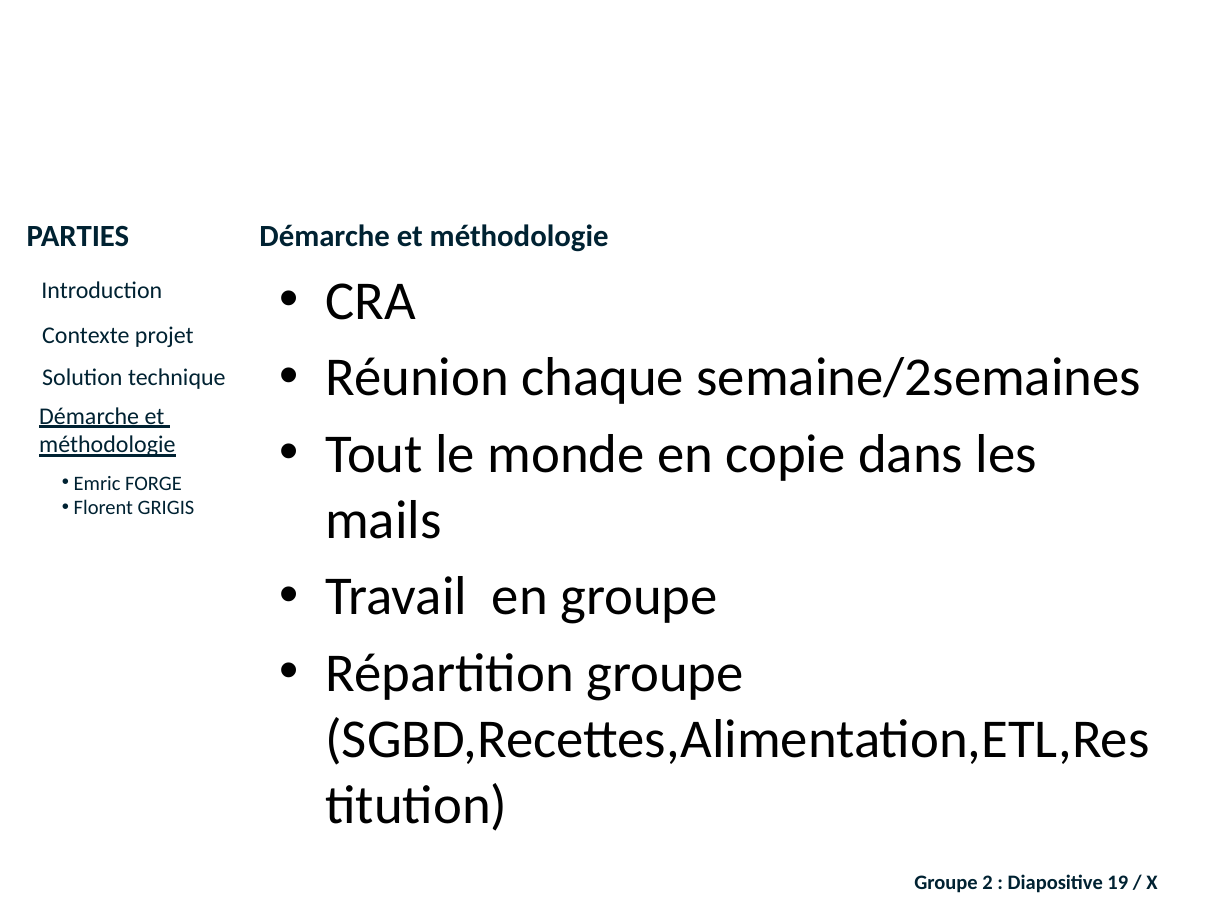
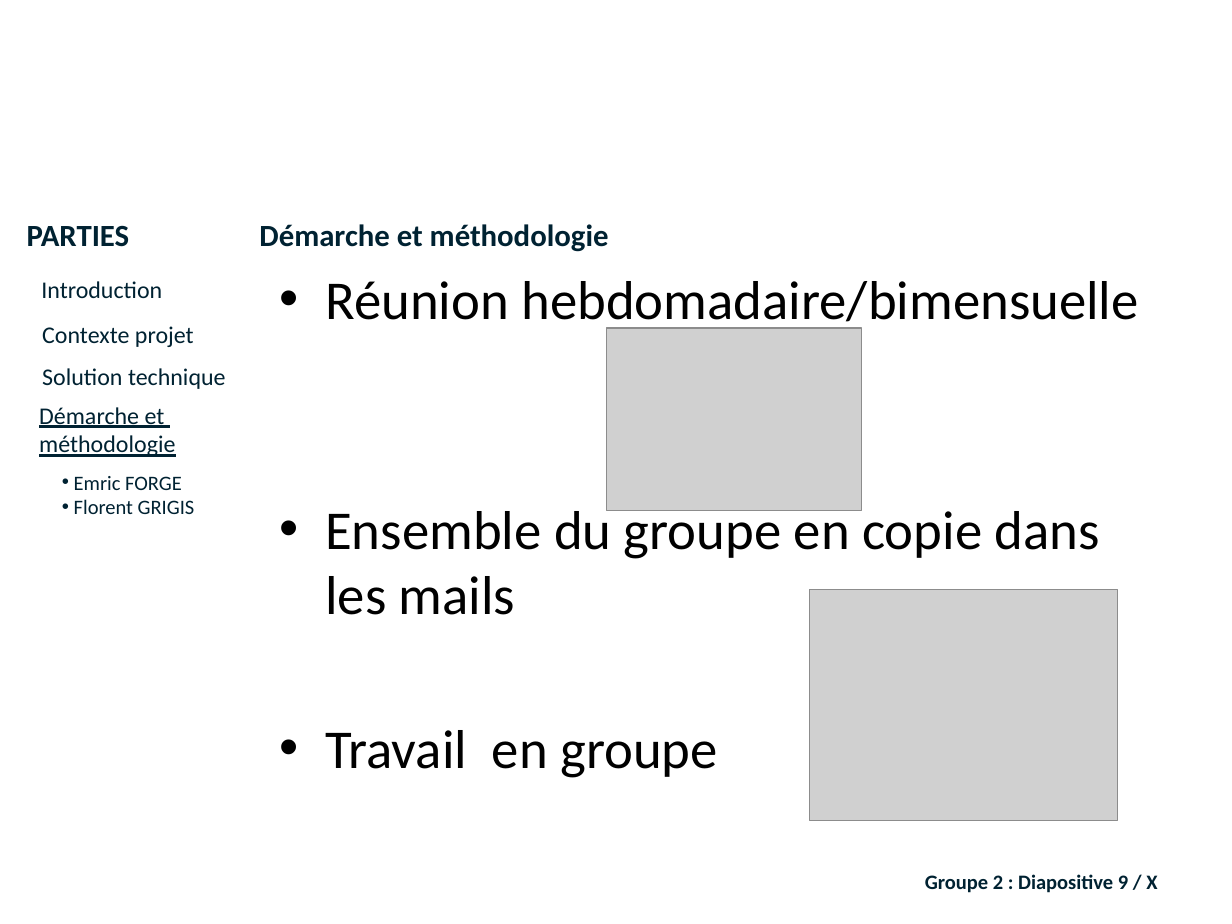
Before and after one commit to lobtec/dartiesgroupe2, a slide deck: slide 9 of PROJET/Soutenance Finale/Présentation finale.pptx (slide 19 before the commit). Drawn at 1232x924 pixels with LibreOffice and Linux fonts; fonts in the diff are those of the drawing; grey boxes stand for pictures; background and template pictures are left out. Boxes give left, top, right and bottom in pixels: in the first picture for what was removed or moved away, otherwise in the second. Text is boxed around its words. In the diff, an @@ line names an element or a change of style, - is before the commit and + after.

```diff
--- a/PROJET/Soutenance Finale/Présentation finale.pptx
+++ b/PROJET/Soutenance Finale/Présentation finale.pptx
@@ text at [325,281,1138,615]: text changed @@
-• CRA
-• Réunion chaque semaine/2semaines
-• Tout le monde en copie dans les mails
+• Réunion hebdomadaire/bimensuelle
+• Ensemble du groupe en copie dans les mails
@@ picture added at [606,328,861,510] @@
@@ picture added at [809,589,1117,821] @@
@@ text at [325,653,1149,765]: paragraph removed @@
-• Répartition groupe (SGBD,Recettes,Alimentation,ETL,Restitution)
@@ text at [925,874,1157,893]: text changed @@
-Groupe 2 : Diapositive 19 / X
+Groupe 2 : Diapositive 9 / X
```
Also in this commit, not shown: 31 other slides changed, 20 slides added, 42 slides removed.
